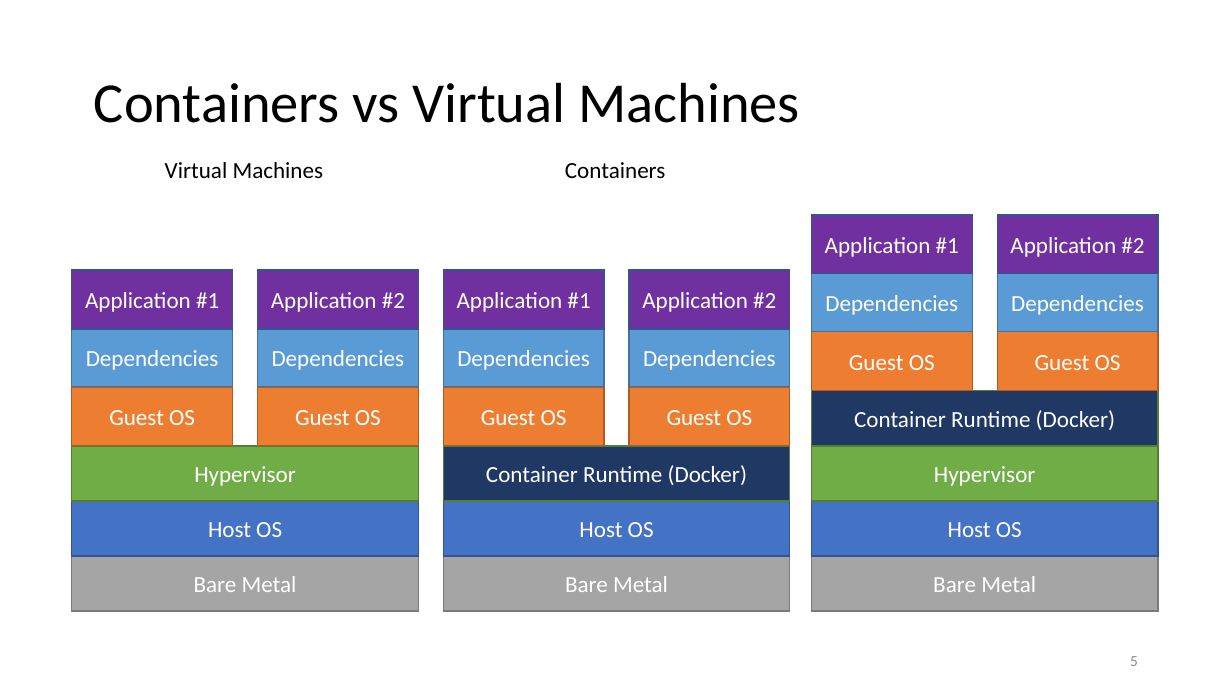
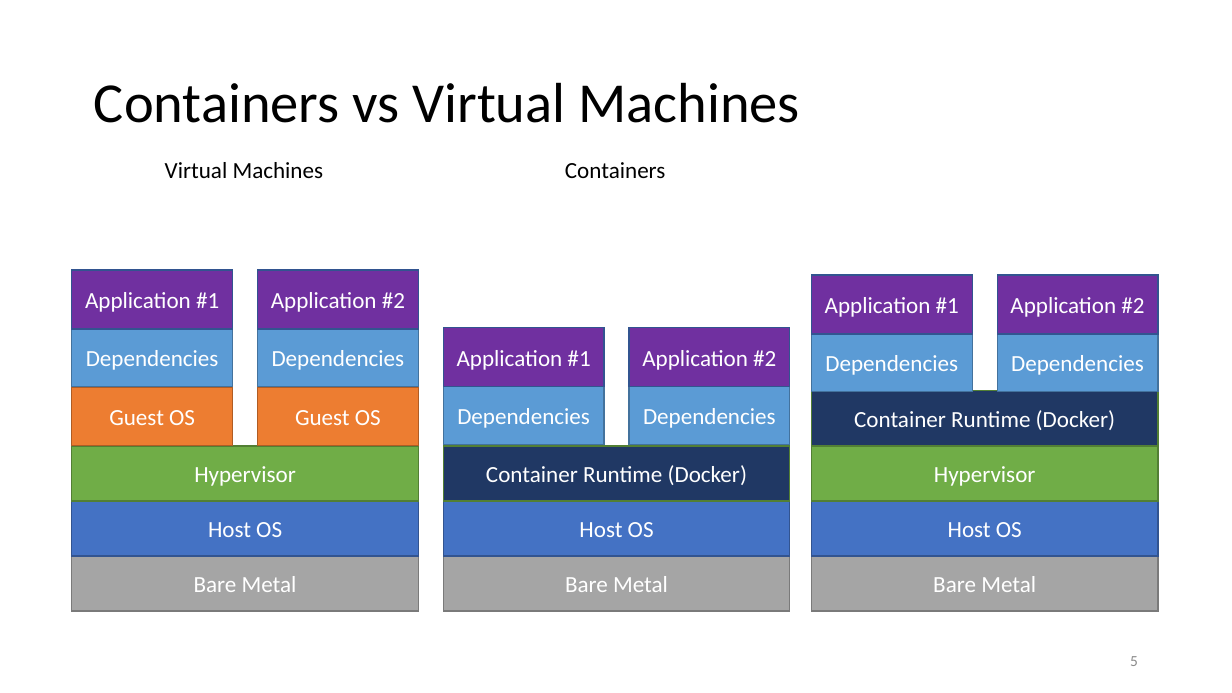
Before and after one commit to jpenniman/java-ms-training, a slide deck: slide 5 of slide-decks/Introduction-to-containers.pptx. Drawn at 1232x693 pixels with LibreOffice and Linux fonts; fonts in the diff are those of the drawing; background and template pictures are left out. Boxes give left, top, right and bottom in pixels: in the first picture for what was removed or moved away, otherwise in the second. Text is boxed around its words. In the diff, an @@ line names an element or a change of style, - is before the commit and + after.

```diff
--- a/slide-decks/Introduction-to-containers.pptx
+++ b/slide-decks/Introduction-to-containers.pptx
@@ 4 rectangles: place and size @@
-4 rectangles at bbox=[811, 215, 1158, 332]
+4 rectangles at bbox=[811, 275, 1158, 392]
@@ 4 rectangles: place and size @@
-4 rectangles at bbox=[444, 270, 790, 387]
+4 rectangles at bbox=[444, 327, 790, 445]
@@ rectangle removed at bbox=[811, 332, 972, 391] @@
-Guest OS
@@ rectangle removed at bbox=[997, 332, 1158, 391] @@
-Guest OS
@@ rectangle removed at bbox=[444, 387, 604, 446] @@
-Guest OS
@@ rectangle removed at bbox=[629, 387, 790, 446] @@
-Guest OS
```
Also in this commit, not shown: 7 slides added.
